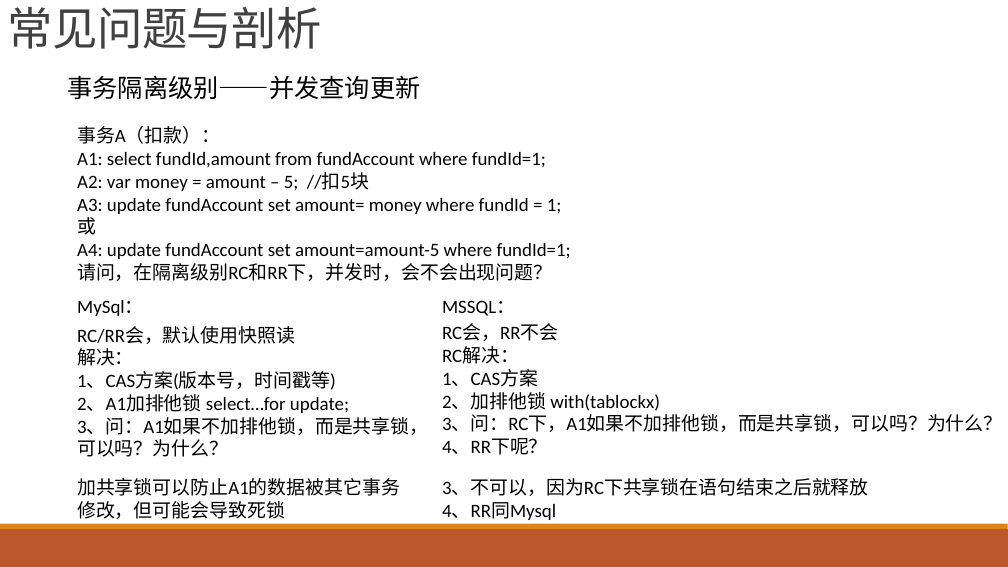
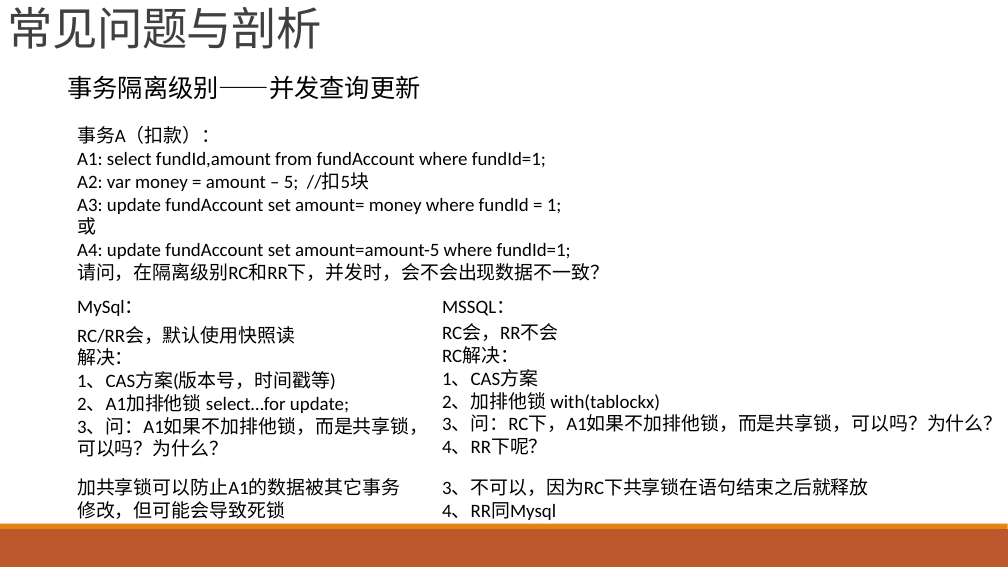
Before and after one commit to jaspone/notes, a slide deck: slide 30 of mysql分享.pptx (slide 32 before the commit). Drawn at 1008x567 pixels with LibreOffice and Linux fonts; fonts in the diff are those of the drawing. Boxes give left, top, right and bottom in pixels: in the first picture for what was removed or moved away, otherwise in the second. Text is boxed around its words. In the diff, an @@ line names an element or a change of style, - is before the commit and + after.

```diff
--- a/mysql分享.pptx
+++ b/mysql分享.pptx
@@ text at box(77, 263, 609, 281): text changed @@
-请问，在隔离级别RC和RR下，并发时，会不会出现问题？
+请问，在隔离级别RC和RR下，并发时，会不会出现数据不一致？
```
Also in this commit, not shown: 3 other slides changed, 1 slide added, 2 slides removed.
